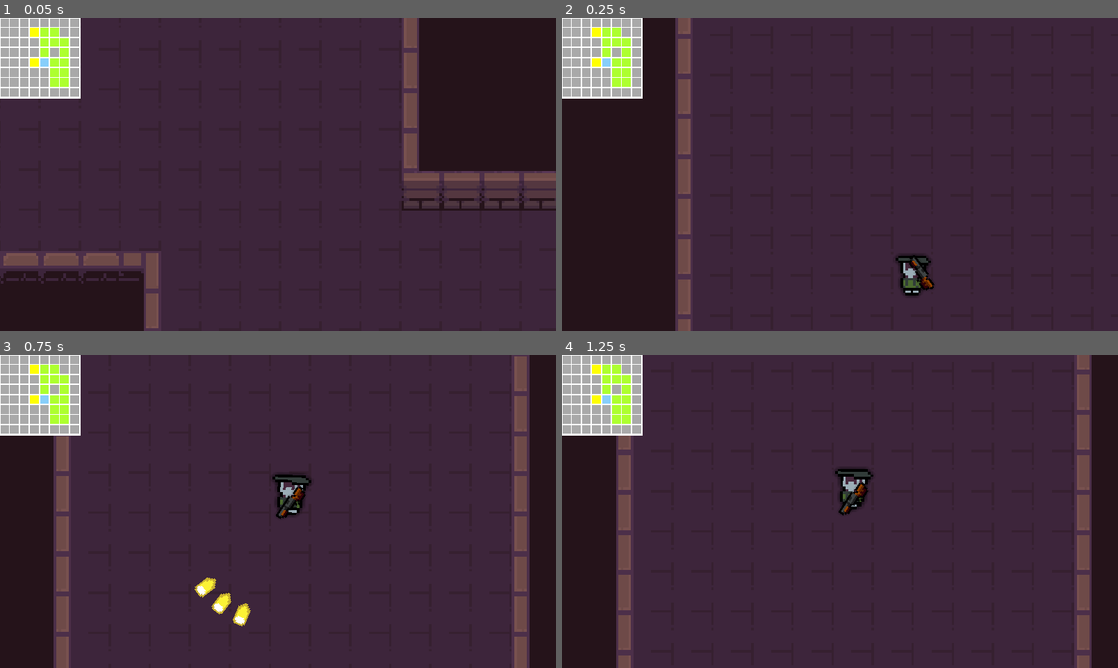
Above: before the commit, frames 1-4 (two rows, left to right).
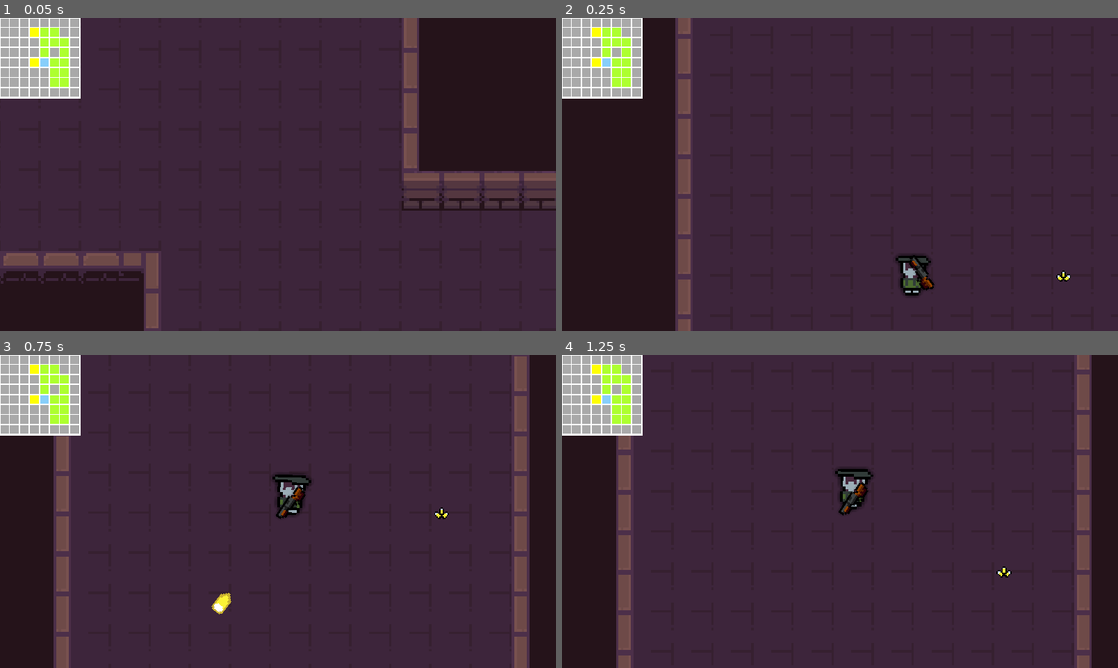
Above: after the commit, the same moments.

Repository: thomz2/exploration-rogue-game
Game: Godot game, scene res://Levels/game_level.tscn
Same seed, same stepped clock (60 frames per second), same inputs: the game is played once before the commit and once after it.
Inputs (mouse positions are in pixels of both pictures, inside the frame that each line leads up to):
- Up to frame 1 (0.05 s): no input
- Up to frame 2 (0.25 s): no input
- Up to frame 3 (0.75 s): move the mouse to (250, 574) at 0.52 s; hold W (up) from 0.53 s (still down); click (250, 574) at 0.6 s
- Up to frame 4 (1.25 s): keep holding W (up)

Frame 1 is identical in both runs. In frame 2, less than 0.1% of the frame differs, in the area x 88-92%, y 80-85%; in frame 3, 0.4%, in the area x 35-81%, y 48-87%; in frame 4, less than 0.1%.

Commit message:
upgrade itens on world and picking up working

Diff:
--- a/Bullets/bullet.gd
+++ b/Bullets/bullet.gd
@@ -17,7 +17,7 @@
 		var hit = $RayCast2D.get_collider()
 		# TODO colocar aqui um if "acertou grupo inimigo" para tratar caso uma das colisões pertença ao grupo "inimigos"
 		# - Além disso, uma boa seria colocar varios tipos de tratamento, para diferentes animações dependendo do que hitar por exemplo
-		print("Acertou: ", hit.name)
+		#print("Acertou: ", hit.name)
 
 		$AnimationPlayer.play("disappear")
 		await $AnimationPlayer.animation_finished
--- a/Characters/player_old_man.gd
+++ b/Characters/player_old_man.gd
@@ -30,7 +30,7 @@
 # Upgrades na bala do jogador
 var bullet_upgrades : Array[BaseBulletStrategy] = [
 	DamageBulletStrategy.new(),
-	TripleshotBulletStrategy.new()
+	#TripleshotBulletStrategy.new()
 ]
 
 # underscore in godot is equal to "unused"
@@ -74,7 +74,6 @@
 	if velocity.is_zero_approx():
 		animation_player.play("idle")
 		rotation_degrees = 0
-		print("Rotação atual do jogador: ", rotation)
 	elif !is_dashing:
 		animation_player.play("walk")
 
@@ -112,12 +111,13 @@
 	ghost.texture = atlas
 	ghost.global_position = sprite.global_position
 	ghost.scale = scale
-	print(sprite.scale)
 	ghost.flip_h = sprite.flip_h
 	ghost.flip_v = sprite.flip_v
 
 	get_tree().current_scene.add_child(ghost)
 
+func add_bullet_upgrade(upgrade : BaseBulletStrategy):
+	bullet_upgrades.append(upgrade)
 
 func _on_ghost_timer_timeout() -> void:
 	add_ghost()
--- a/Characters/player_old_man.tscn
+++ b/Characters/player_old_man.tscn
@@ -15,7 +15,7 @@
 shader_parameter/samples = 32
 
 [sub_resource type="RectangleShape2D" id="RectangleShape2D_n2ld1"]
-size = Vector2(7, 8)
+size = Vector2(8, 6.6)
 
 [sub_resource type="Animation" id="Animation_mioyl"]
 length = 0.001
@@ -212,7 +212,7 @@
 gravity = Vector3(0, 0, 0)
 color_ramp = SubResource("GradientTexture1D_1kj5v")
 
-[node name="PlayerOldMan" type="CharacterBody2D"]
+[node name="PlayerOldMan" type="CharacterBody2D" groups=["players"]]
 scale = Vector2(2, 2)
 script = ExtResource("1_ny465")
 ghost_node = ExtResource("2_yo3ci")
@@ -229,7 +229,7 @@
 region_filter_clip_enabled = true
 
 [node name="CollisionShape2D" type="CollisionShape2D" parent="."]
-position = Vector2(-0.5, 4)
+position = Vector2(0.5, 3.3)
 shape = SubResource("RectangleShape2D_n2ld1")
 
 [node name="AnimationPlayer" type="AnimationPlayer" parent="."]
--- /dev/null
+++ b/Items/ItemArea.tscn
@@ -0,0 +1,21 @@
+[gd_scene load_steps=4 format=3 uid="uid://kwh4iipdygp3"]
+
+[ext_resource type="Script" path="res://Items/item_area.gd" id="1_33vvn"]
+[ext_resource type="Texture2D" uid="uid://b1aje12velncr" path="res://Art/placeholder.png" id="3_vrcww"]
+
+[sub_resource type="CircleShape2D" id="CircleShape2D_hh04s"]
+radius = 16.0
+
+[node name="ItemArea" type="Area2D"]
+z_index = 8
+script = ExtResource("1_33vvn")
+
+[node name="Sprite2D" type="Sprite2D" parent="."]
+texture = ExtResource("3_vrcww")
+
+[node name="CollisionShape2D" type="CollisionShape2D" parent="."]
+shape = SubResource("CircleShape2D_hh04s")
+
+[node name="AnimationPlayer" type="AnimationPlayer" parent="."]
+
+[connection signal="body_entered" from="." to="." method="_on_body_entered"]
--- /dev/null
+++ b/Items/item_area.gd
@@ -0,0 +1,21 @@
+extends Area2D
+
+@export var item : Item
+
+#func _ready() -> void:
+	#$Sprite2D.texture = item.sprite
+
+func init(item_res: Item) -> void:
+	item = item_res
+	update_visual()
+
+func update_visual() -> void:
+	$Sprite2D.texture = item.sprite
+
+func _on_body_entered(body):
+	if body.is_in_group("players"):
+		print("ta no grupo players")
+		body.add_bullet_upgrade(item.upgrade)
+		queue_free()
+	else:
+		print("nao ta no grupo players")
--- a/Levels/game_level.tscn
+++ b/Levels/game_level.tscn
@@ -1,5 +1,6 @@
-[gd_scene load_steps=11 format=4 uid="uid://bk0d82fo1tna0"]
+[gd_scene load_steps=12 format=4 uid="uid://bk0d82fo1tna0"]
 
+[ext_resource type="PackedScene" uid="uid://kwh4iipdygp3" path="res://Items/ItemArea.tscn" id="1_8kjsf"]
 [ext_resource type="Script" path="res://root_node.gd" id="1_jmqo8"]
 [ext_resource type="Texture2D" uid="uid://c0chqvhth8yls" path="res://Art/Pixel Dungeon Asset Pack/2D Pixel Dungeon Asset Pack/Dungeon_Tileset_at.png" id="2_7pjbq"]
 [ext_resource type="Script" path="res://Scripts/camera_offset_by_aim_script.gd" id="3_kx50u"]
@@ -2235,6 +2236,9 @@
 
 [node name="GameLevel" type="Node2D"]
 
+[node name="ItemArea" parent="." instance=ExtResource("1_8kjsf")]
+position = Vector2(104, 40)
+
 [node name="World" type="Node2D" parent="."]
 
 [node name="Ground" type="TileMapLayer" parent="World"]
--- /dev/null
+++ b/Resources/Items/Upgrades/tripleshot_item.tres
@@ -0,0 +1,15 @@
+[gd_resource type="Resource" script_class="Item" load_steps=5 format=3 uid="uid://clb4efemgfdt5"]
+
+[ext_resource type="Script" path="res://Util/item.gd" id="1_sh3vf"]
+[ext_resource type="Texture2D" uid="uid://bpksgkxune1xj" path="res://Art/Items/tripleshot_item.png" id="2_hkg3h"]
+[ext_resource type="Script" path="res://Util/Strategy/tripleshot_bullet_strategy.gd" id="3_4eeuh"]
+
+[sub_resource type="Resource" id="Resource_p7aqe"]
+script = ExtResource("3_4eeuh")
+
+[resource]
+script = ExtResource("1_sh3vf")
+item_name = "Triple Shot"
+description = "triple destruction!"
+sprite = ExtResource("2_hkg3h")
+upgrade = SubResource("Resource_p7aqe")
--- /dev/null
+++ b/Util/item.gd
@@ -0,0 +1,10 @@
+class_name Item
+extends Resource
+
+@export var item_name : String
+@export var description : String
+@export var sprite : Texture2D = AtlasTexture.new()
+@export var upgrade : BaseBulletStrategy # TODO por enquanto está como melhoria de bullet, mas pode ser qualquer coisa
+
+func _to_string() -> String:
+	return item_name
--- a/project.godot
+++ b/project.godot
@@ -24,6 +24,10 @@
 window/size/viewport_height=900
 window/stretch/mode="canvas_items"
 window/stretch/scale=3.6
+
+[global_group]
+
+players="jogador ou jogadores (se eu implementar futuramente)"
 
 [input]
 
--- a/root_node.gd
+++ b/root_node.gd
@@ -239,14 +239,29 @@
 				else:
 					walls_layer.set_cell(tile, 0, inner_wall_tile)
 
+var item_area = preload("res://Items/ItemArea.tscn")
+var item_resource = preload("res://Resources/Items/Upgrades/tripleshot_item.tres")
+var item_area_node
+
 func _ready():
 	randomize()
 	initialize_room_matrix()
 	create_dungeon_skeleton()
 	generate_dungeon()
 	draw_dungeon()
+
 	player.global_position = (rooms[0].position + rooms[0].size / 2) * CELL_SIZE
 
+	item_area_node = item_area.instantiate()
+	item_area_node.init(item_resource)
+	item_area_node.visible = true
+	item_area_node.global_position = player.global_position + Vector2(120, 0)
+
+	print(item_area_node)
+
+	#get_tree().root.add_child(item_area_node)
+	add_child(item_area_node)
+
 #func _physics_process(delta: float) -> void:
-	#print("posição do jogador:", $PlayerOldMan.global_position)
-	#print("posição da primeira sala:", (rooms[0].position + rooms[0].size / 2) * CELL_SIZE)
+	#print("posição do jogador:", player.global_position)
+	#print("posição do item:", item_area_node.global_position)
Binary file added: Art/Items/tripleshot_item.png
Not shown, added: Art/Items/tripleshot_item.png.import
Binary file added: Art/placeholder.png
Not shown, added: Art/placeholder.png.import
